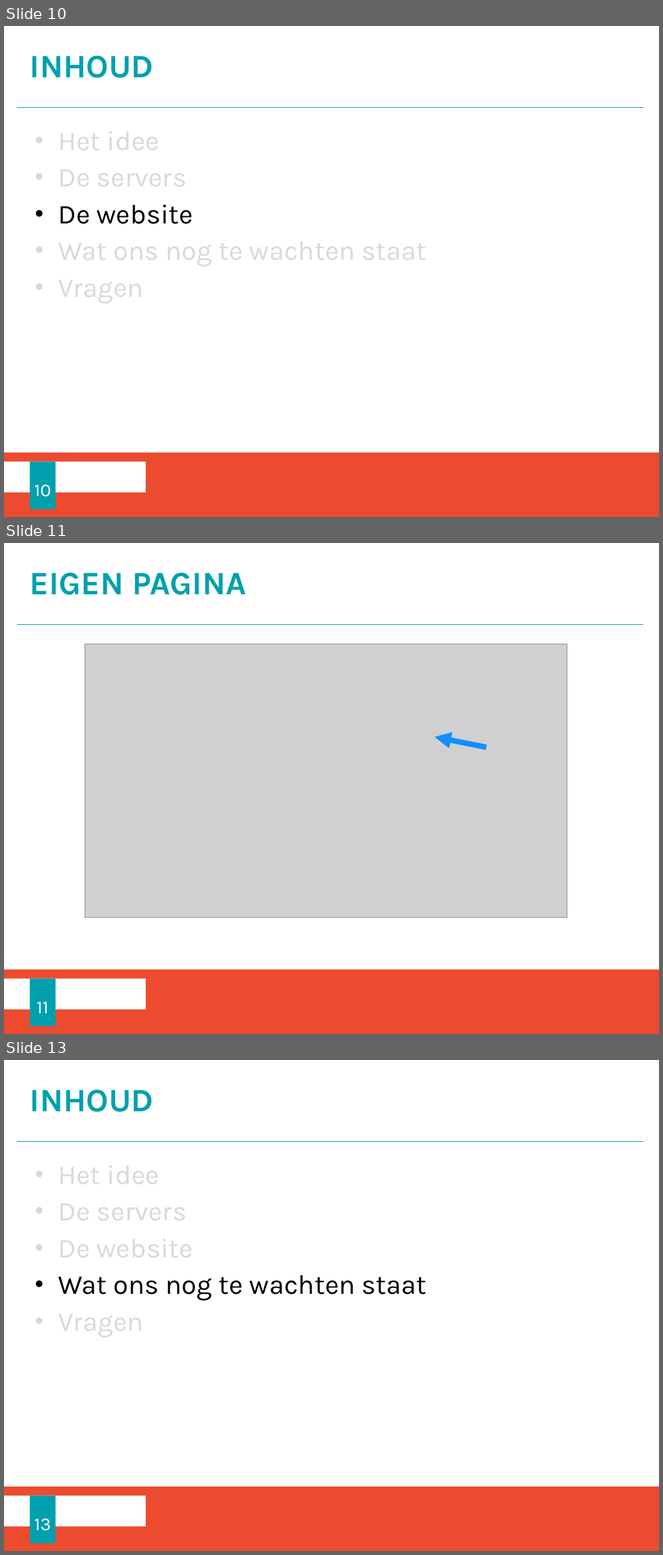
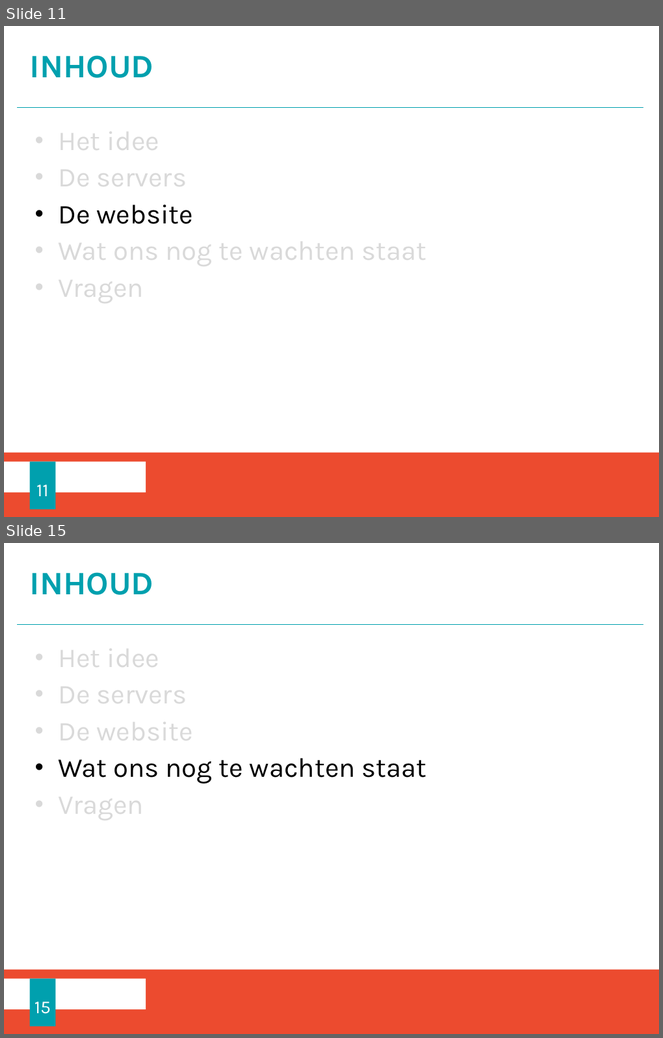
Before and after one commit to RBracke/SocialBusiness, a slide deck: Documenten/presentatie_mid.pptx. Shown one above the other, each under a label of ours: slides 10, 11 and 13 before the commit, slides 11 and 15 after it; the slides between them are not shown. The pictures are 663x1555 and 663x1038 pixels, drawn with LibreOffice and Linux fonts; fonts in the diff are those of the drawing; grey boxes stand for pictures; background and template pictures are left out. Boxes give left, top, right and bottom in pixels: in the first picture for what was removed or moved away, otherwise in the second. Text is boxed around its words. In the diff, an @@ line names an element or a change of style, - is before the commit and + after.

```diff
--- a/Documenten/presentatie_mid.pptx
+++ b/Documenten/presentatie_mid.pptx
@@ slide 11 removed at (4, 543, 659, 1034), background #FFFFFF; not listed: 3 template elements that a slide beside it also shows @@
@@ title removed at (30, 572, 246, 595) @@
-EIGEN PAGINA
@@ picture removed at (85, 644, 567, 918) @@
@@ arrow removed from (486, 747) to (434, 737) @@
@@ page number removed at (29, 979, 55, 1027) @@
-11
@@ what was slide 10 is now slide 11 @@
@@ page number at (36, 485, 48, 497): text changed @@
-10
+11
@@ what was slide 13 is now slide 15 @@
@@ page number at (35, 1002, 51, 1014): text changed @@
-13
+15
```
Also in this commit, not shown: 6 slides added, 2 other slides removed, 2 other files.
